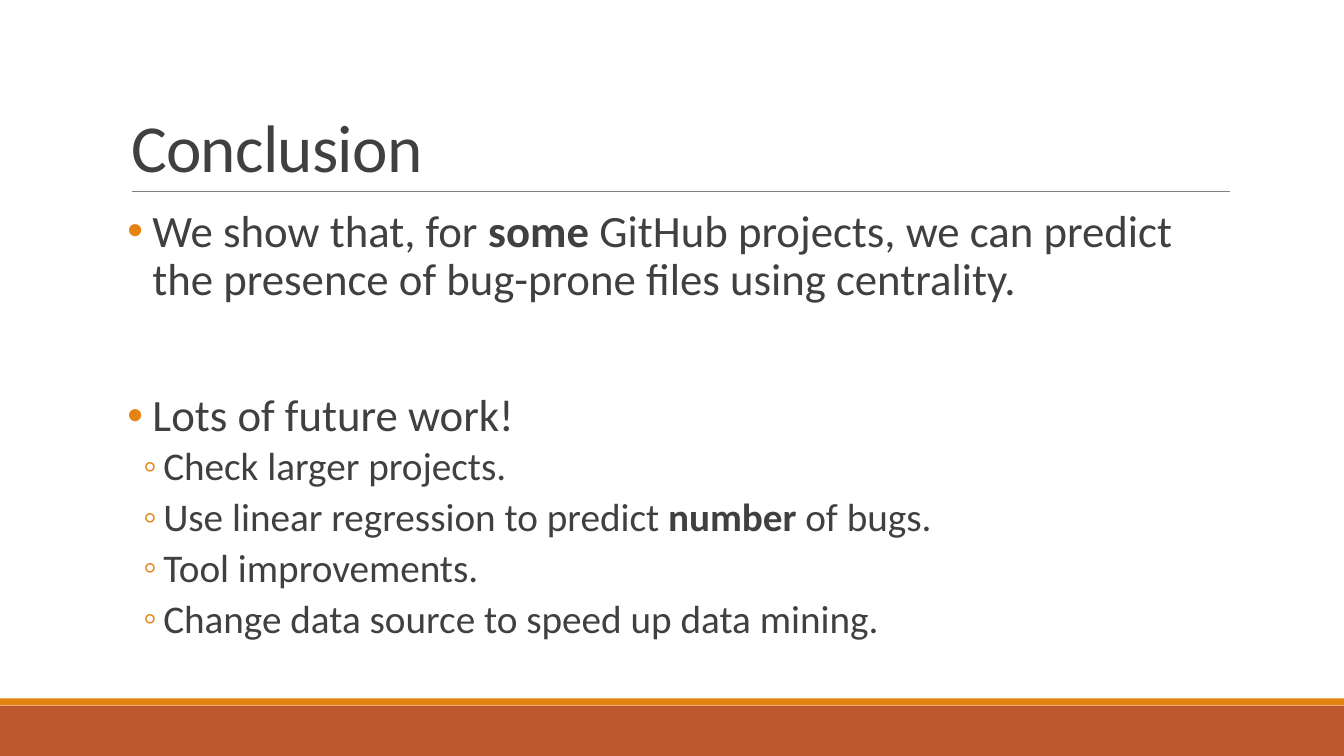
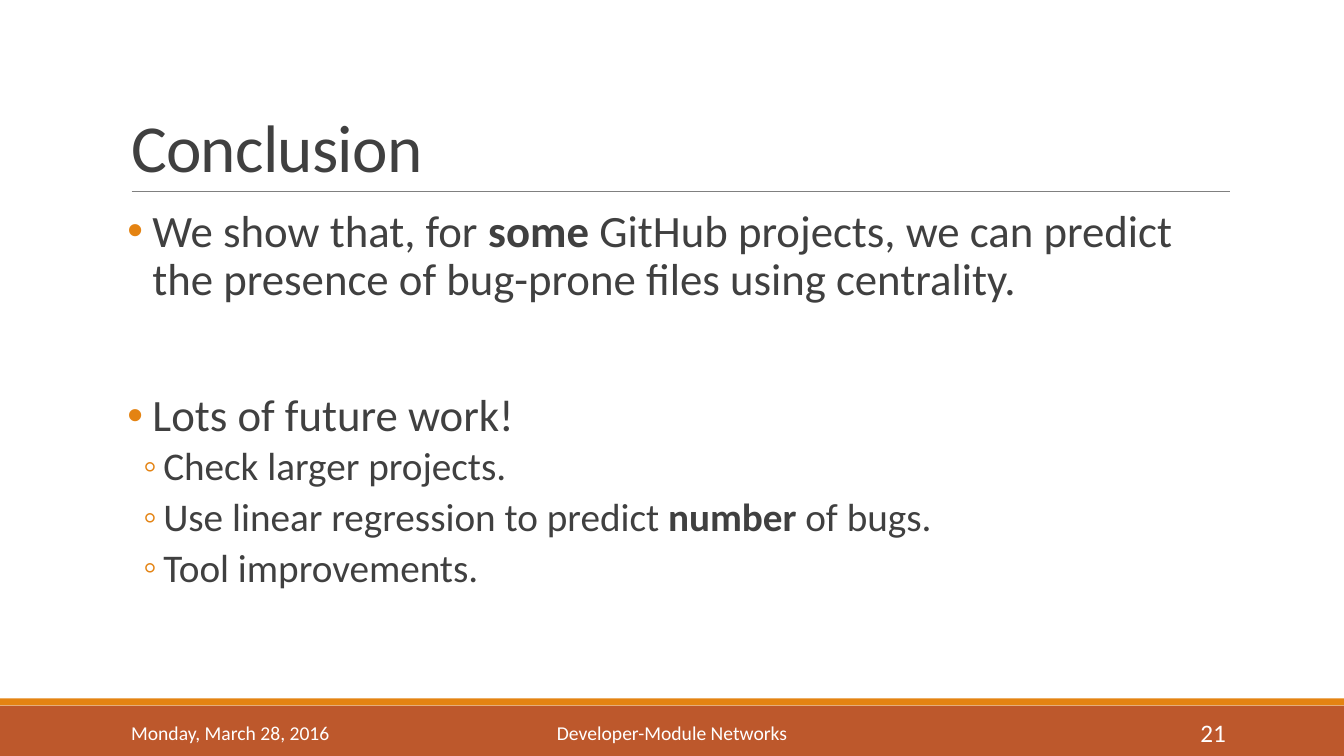
Before and after one commit to bmuscede/NetworkMine, a slide deck: slide 21 of Final-Presentation/Presentation.pptx (slide 19 before the commit). Drawn at 1344x756 pixels with LibreOffice and Linux fonts; fonts in the diff are those of the drawing. Boxes give left, top, right and bottom in pixels: in the first picture for what was removed or moved away, otherwise in the second. Text is boxed around its words. In the diff, an @@ line names an element or a change of style, - is before the commit and + after.

```diff
--- a/Final-Presentation/Presentation.pptx
+++ b/Final-Presentation/Presentation.pptx
@@ text at [163, 605, 879, 640]: paragraph removed @@
-  ◦ Change data source to speed up data mining.
@@ text added at [131, 726, 330, 743], 14 pt, text #FFFFFF @@
+Monday, March 28, 2016
@@ text added at [557, 726, 787, 743], 14 pt, text #FFFFFF @@
+Developer-Module Networks
@@ page number added at [1200, 725, 1226, 742], 18 pt, text #FFFFFF @@
+21
```
Also in this commit, not shown: 18 other slides changed, 4 slides added, 1 slide removed, 17 other files.
